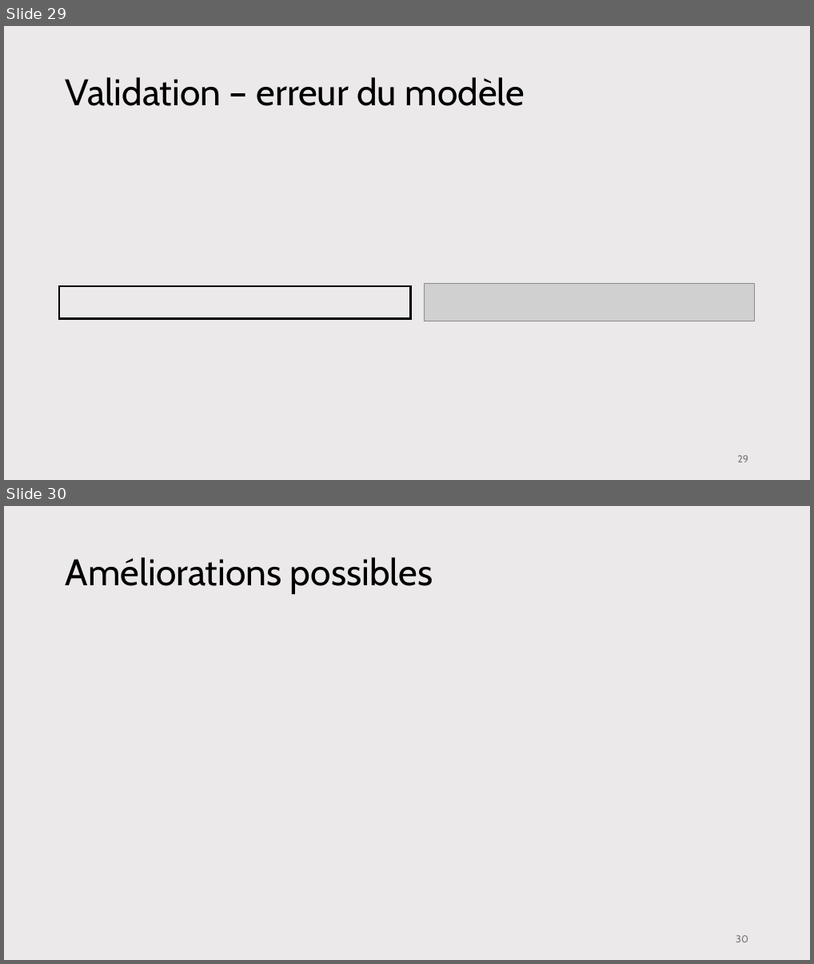
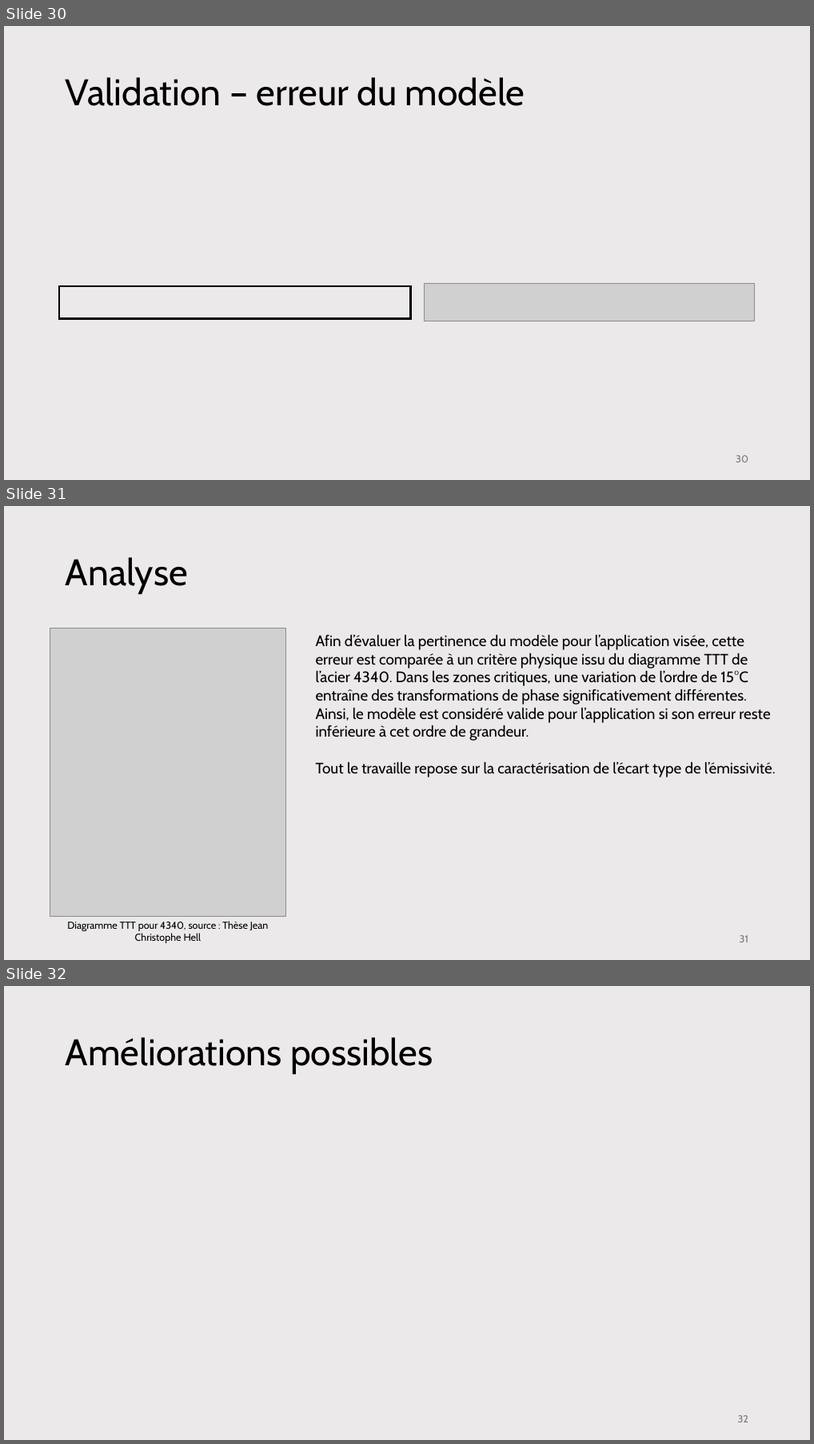
Before and after one commit to antoine-pt/MEC8211, a slide deck: projet_final/projet_final/MEC8211-Projet-final-Presentation.pptx. Shown one above the other, each under a label of ours: slides 29 and 30 before the commit, slides 30, 31 and 32 after it. The pictures are 814x964 and 814x1444 pixels, drawn with LibreOffice and Linux fonts; fonts in the diff are those of the drawing; grey boxes stand for pictures. Boxes give left, top, right and bottom in pixels: in the first picture for what was removed or moved away, otherwise in the second. Text is boxed around its words. In the diff, an @@ line names an element or a change of style, - is before the commit and + after.

```diff
--- a/projet_final/projet_final/MEC8211-Projet-final-Presentation.pptx
+++ b/projet_final/projet_final/MEC8211-Projet-final-Presentation.pptx
@@ slide 31 added at <box>4,506,810,960</box>, background #EBE9E9 @@
@@ title added at <box>66,557,188,594</box>, 44 pt, text #000000 @@
+Analyse
@@ picture added at <box>50,628,286,916</box> @@
@@ text added at <box>316,635,776,777</box>, 18 pt, text #000000 @@
+Afin d’évaluer la pertinence du modèle pour l’application visée, cette erreur est comparée à un critère physique issu du diagramme TTT de l’acier 4340. Dans les zones critiques, une variation de l’ordre de 15°C entraîne des transformations de phase significativement différentes.
+Ainsi, le modèle est considéré valide pour l’application si son erreur reste inférieure à cet ordre de grandeur.
+Tout le travaille repose sur la caractérisation de l’écart type de l’émissivité.
@@ text added at <box>67,920,269,943</box>, 12 pt, text #000000 @@
+Diagramme TTT pour 4340, source : Thèse Jean Christophe Hell
@@ page number added at <box>740,935,749,942</box>, 12 pt, text #797979 @@
+31
@@ what was slide 29 is now slide 30 @@
@@ page number at <box>736,455,749,462</box>: text changed @@
-29
+30
@@ what was slide 30 is now slide 32 @@
@@ page number at <box>738,1415,749,1422</box>: text changed @@
-30
+32
```
Also in this commit, not shown: 1 slide changed, 1 other slide added, 1 slide removed, 1 other file.
